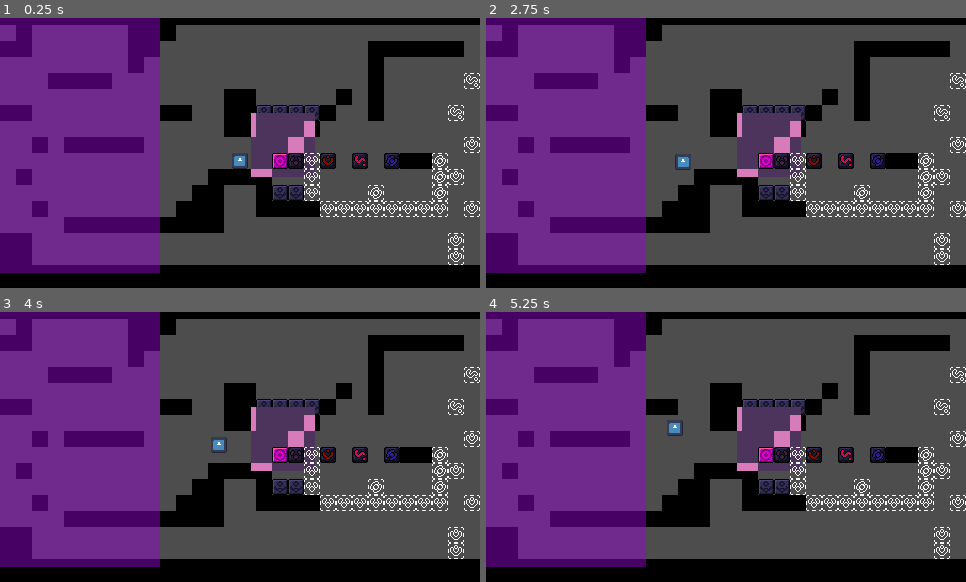
Above: before the commit, frames 1-4 (two rows, left to right).
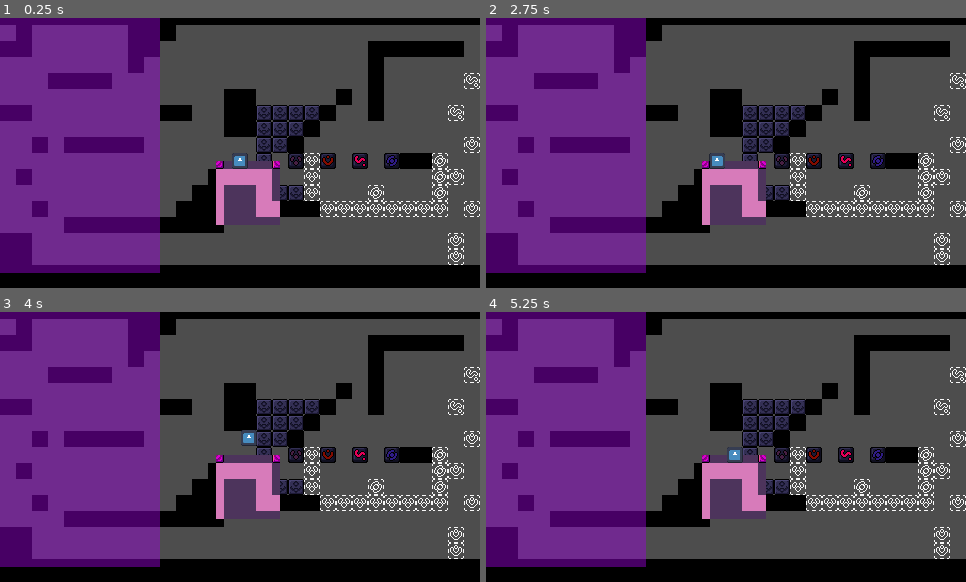
Above: after the commit, the same moments.

Repository: KiyoDev/acerola_jam_0
Game: Godot game, scene res://assets/test_level.tscn
Same seed, same stepped clock (60 frames per second), same inputs: the game is played once before the commit and once after it. The project has no main scene, so this scene is started directly. The engine's default icon, where the game draws it, is replaced by a stand-in: a white triangle on a blue panel in a dark square.
Inputs:
- Up to frame 1 (0.25 s): no input
- Up to frame 2 (2.75 s): tap Enter at 0.5 s; hold 1 0.53-1.28 s; hold Right (ui_right) 0.53-2.03 s; tap Space (jump) at 0.77, 1.52, 2 s; tap 2 at 1.35 s; hold Left (ui_left) from 2.03 s (still down); hold 1 from 2.03 s (still down)
- Up to frame 3 (4 s): release Left (ui_left) at 2.78 s; release 1 at 2.78 s; hold Right (ui_right) from 2.78 s (still down); tap 2 at 2.85 s; tap Space (jump) at 3.02, 3.77 s; tap Enter at 3.5 s; hold 1 from 3.53 s (still down)
- Up to frame 4 (5.25 s): release Right (ui_right) at 4.28 s; release 1 at 4.28 s; hold Left (ui_left) 4.28-5.03 s; tap 2 at 4.35 s; tap Space (jump) at 4.52 s; hold Right (ui_right) from 5.03 s (still down); hold 1 from 5.03 s (still down)

The runs differ from the first frame. In frame 1, 5.1% of the frame differs, in the area x 45-66%, y 35-77%; in frame 2, 5.3%; in frame 3, 5.4%, in the area x 43-66%, y 35-77%; in frame 4, 5.3%.

Commit message:
cleaned up code and added comments

Diff:
--- a/assets/test_level.tscn
+++ b/assets/test_level.tscn
@@ -108,10 +108,10 @@
 anchor_top = 0.5
 anchor_right = 0.5
 anchor_bottom = 0.5
-offset_left = 11.0
-offset_top = -40.0
-offset_right = 75.0
-offset_bottom = 24.0
+offset_left = -24.0
+offset_top = 8.0
+offset_right = 40.0
+offset_bottom = 72.0
 grow_horizontal = 2
 grow_vertical = 2
 
--- a/scripts/dream/DreamAnchor.gd
+++ b/scripts/dream/DreamAnchor.gd
@@ -20,23 +20,22 @@
 func update_collision_polygon(area : Area2D) -> void:
 	print("area=%s, %s" % [collision.polygon, self.area.get_parent().get_parent()])
 	# create temporary arrays that take position into account
+	# temporary array for self polygon points
 	var tmp : PackedVector2Array
 	for v in original_shape:
 		tmp.append(v + collision.global_position)
-	print("tmp=%s" % [tmp])
 
+	# temporary array for peeker area points
 	var tmp_a : PackedVector2Array
 	for a : Vector2 in area.get_child(0).polygon:
 		tmp_a.append(a + area.global_position)
-	print("tmp_a=%s" % [tmp_a])
 
+	# check for intersects between peeker and self
 	var intersect := Geometry2D.intersect_polygons(tmp, tmp_a)
-	print("intersect=%s" % [intersect])
 	if intersect.size() == 0:
 		collision.set_deferred("disabled", true)
 		collision.disabled = true
 		collision.polygon = []
-		print("f%s" % [collision.disabled])
 		return
 
 	collision.set_deferred("disabled", false)
@@ -47,7 +46,6 @@
 		tmp.append(c - collision.global_position)
 
 	collision.polygon = tmp
-	print("final=%s, %s" % [collision.polygon, collision.disabled])
 
 
 func _on_peeker_moved(area : Area2D) -> void:
--- a/scripts/dream/DreamPeeker.gd
+++ b/scripts/dream/DreamPeeker.gd
@@ -23,22 +23,15 @@
 	#print("%dream_layer=", get_tree().get_first_node_in_group("dream_layer"))
 	var dream_layer : Node2D = get_tree().get_first_node_in_group("dream_layer")
 	var dream_bg : Node = get_tree().get_first_node_in_group("dream_bg")
-	#print(dream_layer)
+	# duplicate dream layer
 	var dup : Node2D = dream_layer.duplicate()
 	dream_layer.z_index = -1
-	dream_layer.name = "OG"
 	dup.z_index = 0
-	dup.name = "al;dkgfjklad"
-	#dup.global_position = dream_layer.global_position
+	# add dream duplicate for rendering purposes
 	sub_viewport.add_child(dup)
 	bg_viewport.add_child(dream_bg.duplicate(0b0111))
-	#print(sub_viewport.get_children())
-	#dream_layer.queue_free()
 	dream_bg.queue_free()
 	pivot_offset = size / 2
-	#sub_viewport.world_2d = get_world_2d()
-	#moved.connect(_on_position_updated)
-	#area.body_entered.connect(_on_anchor_entered)
 
 
 func _process(delta: float) -> void:
@@ -48,13 +41,4 @@
 
 func _on_position_updated() -> void:
 	camera.global_position = pos + (size / 2)
-	#sub_area.global_position = pos + (size / 2)
 	print("moved")
-
-
-#func _on_anchor_entered(body : Node) -> void:
-	#body.update_collision_polygon(area)
-#
-#
-#func _on_anchor_exited(body : Node) -> void:
-	#body.update_collision_polygon(area)
--- a/scripts/dream/RealityAnchor.gd
+++ b/scripts/dream/RealityAnchor.gd
@@ -18,16 +18,18 @@
 
 func update_collision_polygon(area : Area2D) -> void:
 	# create temporary arrays that take position into account
+	# temporary array for self polygon points
 	var tmp : PackedVector2Array
 	for v in original_shape:
 		tmp.append(v + collision.global_position)
 
+	# temporary array for peeker area points
 	var tmp_a : PackedVector2Array
 	for a : Vector2 in area.get_child(0).polygon:
 		tmp_a.append(a + area.global_position)
 
+	# clip peeker points from self polygon
 	var clipped := Geometry2D.clip_polygons(tmp, tmp_a)
-
 	if clipped.size() == 0:
 		collision.set_deferred("disabled", true)
 		return
@@ -39,7 +41,6 @@
 		tmp.append(c - collision.global_position)
 
 	collision.polygon = tmp
-	print("final=%s" % [collision.polygon])
 
 
 func _on_peeker_moved(area : Area2D) -> void:
